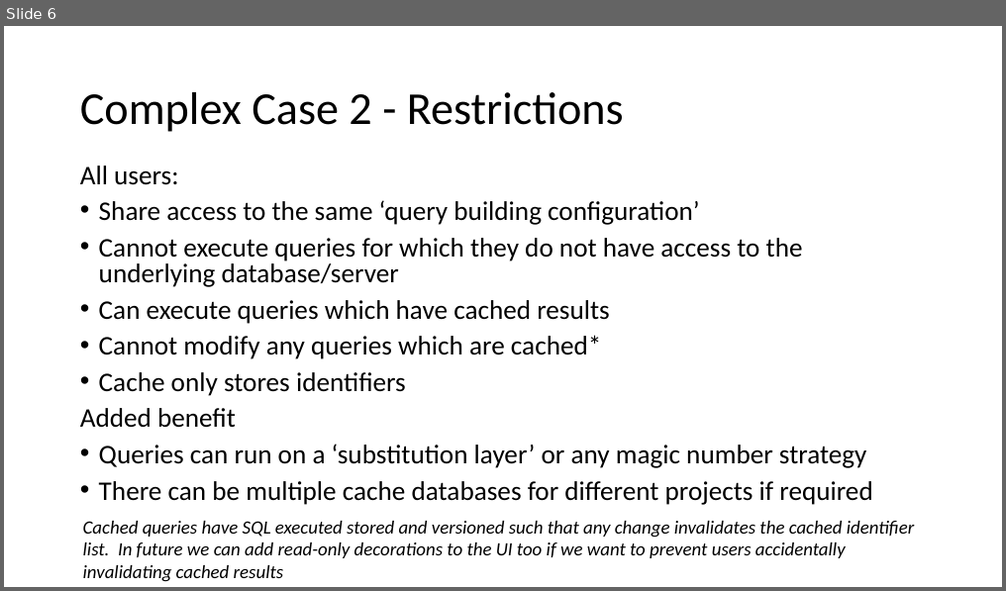
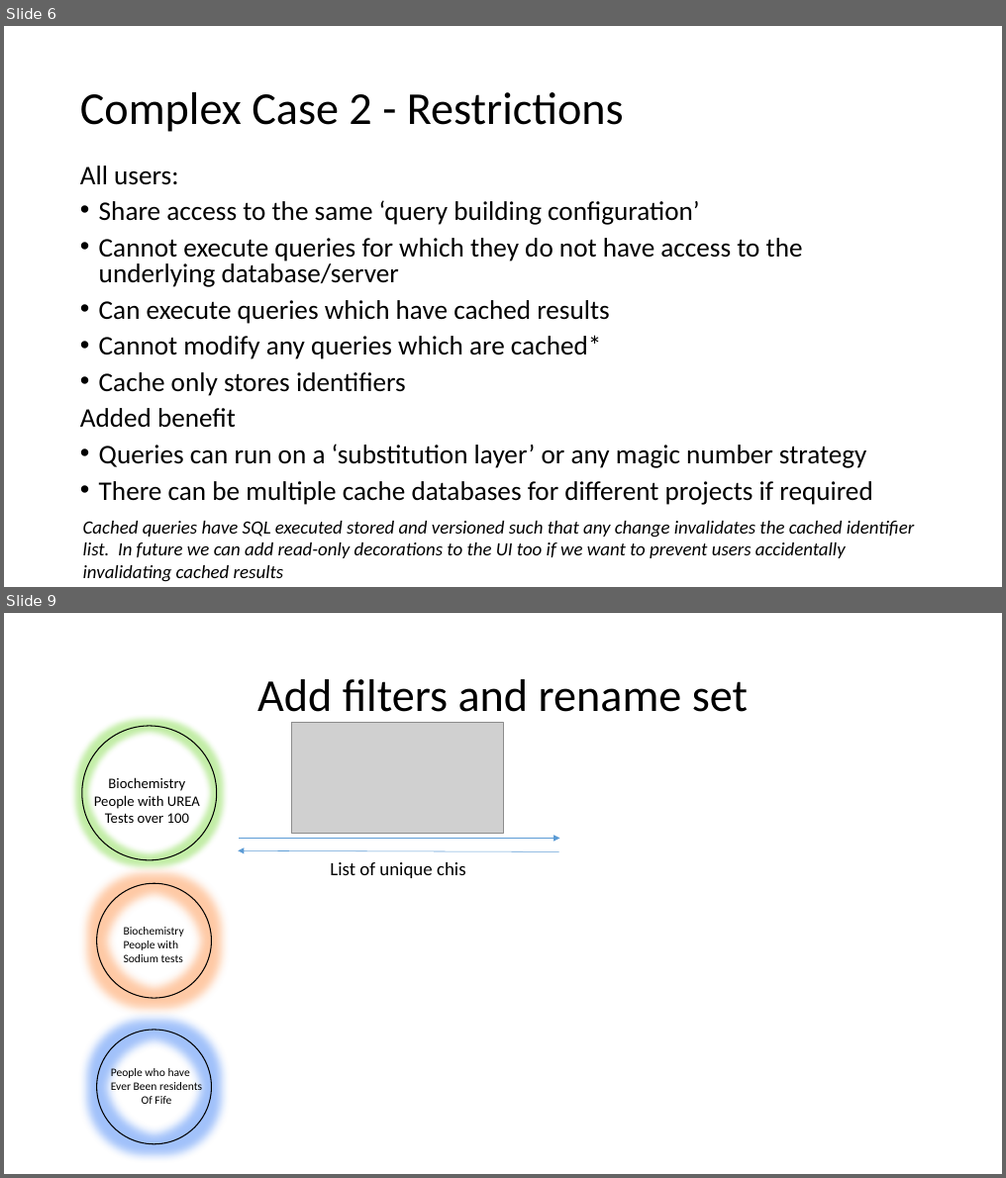
Before and after one commit to HicServices/RDMP, a slide deck: Documentation/CohortGeneration.pptx. Shown one above the other, each under a label of ours: slide 6 before the commit, slides 6 and 9 after it; the slides between them are not shown. The pictures are 1006x591 and 1006x1178 pixels, drawn with LibreOffice and Linux fonts; fonts in the diff are those of the drawing; grey boxes stand for pictures. Boxes give left, top, right and bottom in pixels: in the first picture for what was removed or moved away, otherwise in the second. Text is boxed around its words. In the diff, an @@ line names an element or a change of style, - is before the commit and + after.

```diff
--- a/Documentation/CohortGeneration.pptx
+++ b/Documentation/CohortGeneration.pptx
@@ slide 9 added at (4, 613, 1002, 1174), background #FFFFFF @@
@@ title added at (257, 679, 747, 723), 44 pt, text #000000 @@
+Add filters and rename set
@@ ellipse added at (82, 726, 217, 861), outline #000000 1 pt @@
@@ picture added at (292, 722, 503, 834) @@
@@ text added at (94, 777, 200, 823), 14 pt, text #000000 @@
+Biochemistry
+People with UREA
+Tests over 100
@@ arrow added from (239, 839) to (560, 839), #5B9BD5 0.5 pt @@
@@ arrow added from (559, 852) to (238, 851), #5B9BD5 0.5 pt @@
@@ text added at (330, 862, 466, 878), 18 pt, text #000000 @@
+List of unique chis
@@ ellipse added at (97, 883, 211, 998), outline #000000 1 pt @@
@@ text added at (124, 927, 184, 962), 11 pt, text #000000 @@
+Biochemistry
+People with
+Sodium tests
@@ ellipse added at (97, 1030, 211, 1145), outline #000000 1 pt @@
@@ text added at (111, 1066, 202, 1104), 11 pt, text #000000 @@
+People who have
+Ever Been residents
+Of Fife
```
Also in this commit, not shown: 8 other slides added.
